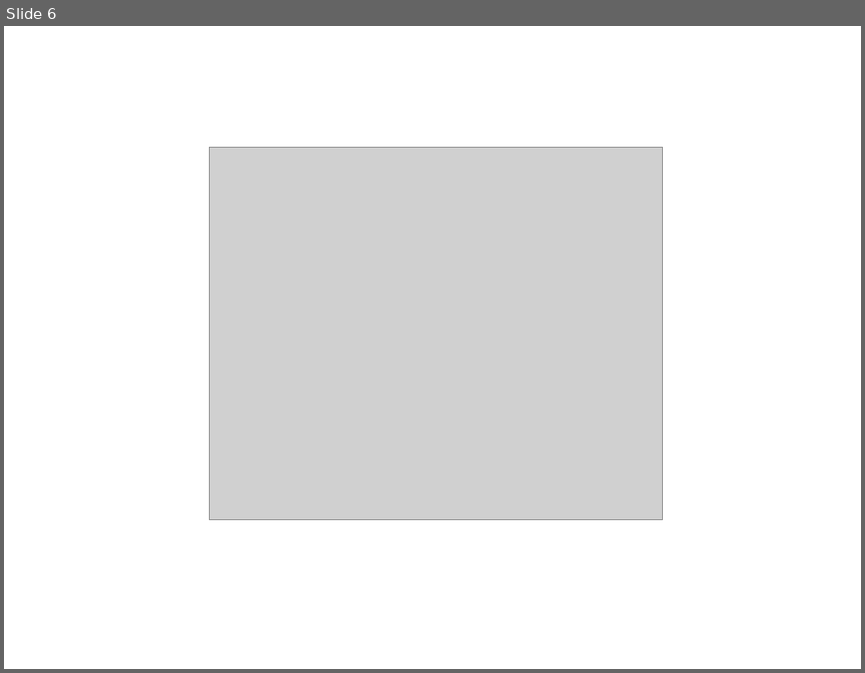
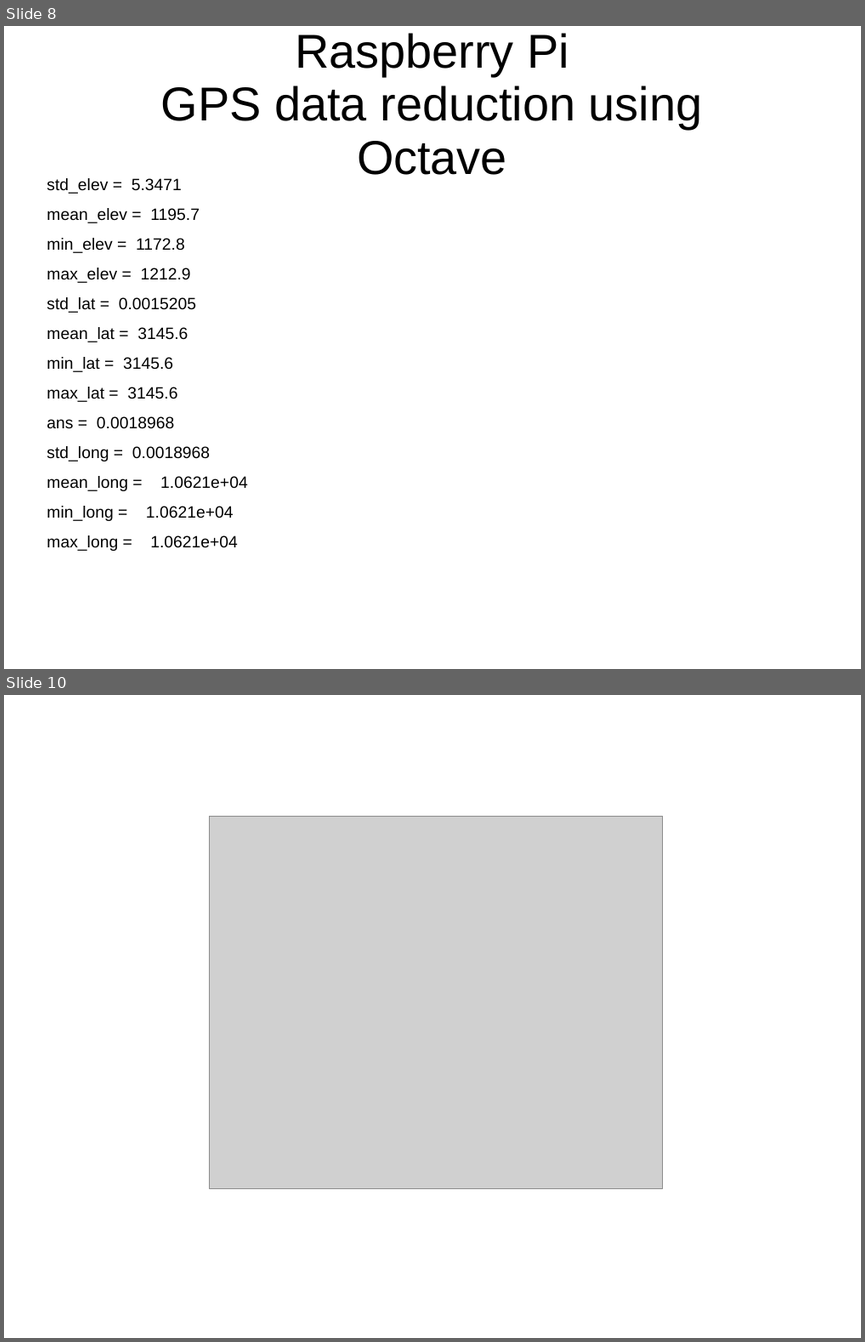
Before and after one commit to develone/EKIS, a slide deck: presentations/Raspberrypi_data_reduction.ppt. Shown one above the other, each under a label of ours: slide 6 before the commit, slides 8 and 10 after it; the slides between them are not shown. The pictures are 865x673 and 865x1342 pixels, drawn with LibreOffice and Linux fonts; fonts in the diff are those of the drawing; grey boxes stand for pictures. Boxes give left, top, right and bottom in pixels: in the first picture for what was removed or moved away, otherwise in the second. Text is boxed around its words. In the diff, an @@ line names an element or a change of style, - is before the commit and + after.

Commit message:
adding more stats and plots of elevation, lat, and long

```diff
--- a/presentations/Raspberrypi_data_reduction.ppt
+++ b/presentations/Raspberrypi_data_reduction.ppt
@@ slide 8 added at bbox=[4, 26, 861, 669], background #FFFFFF @@
@@ title added at bbox=[161, 33, 703, 175], 44 pt, text #000000 @@
+Raspberry Pi
+GPS data reduction using
+Octave
@@ text added at bbox=[46, 178, 248, 550], 15.2 pt, text #000000 @@
+std_elev = 5.3471
+mean_elev = 1195.7
+min_elev = 1172.8
+max_elev = 1212.9
+std_lat = 0.0015205
+mean_lat = 3145.6
+min_lat = 3145.6
+max_lat = 3145.6
+ans = 0.0018968
+std_long = 0.0018968
+mean_long = 1.0621e+04
+min_long = 1.0621e+04
+max_long = 1.0621e+04
@@ what was slide 6 is now slide 10 @@
```
Also in this commit, not shown: 3 other slides added, 5 other files.
